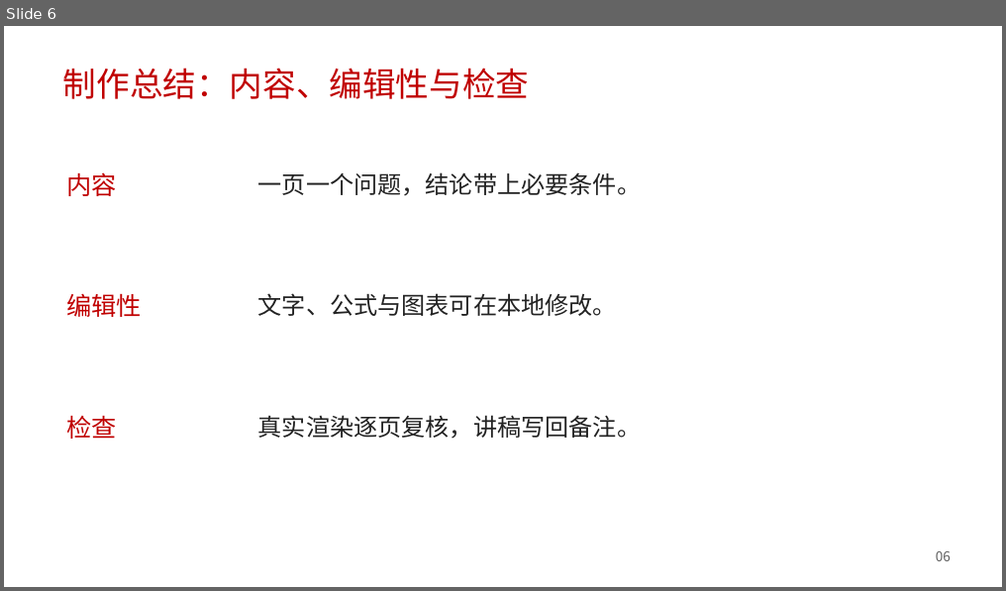
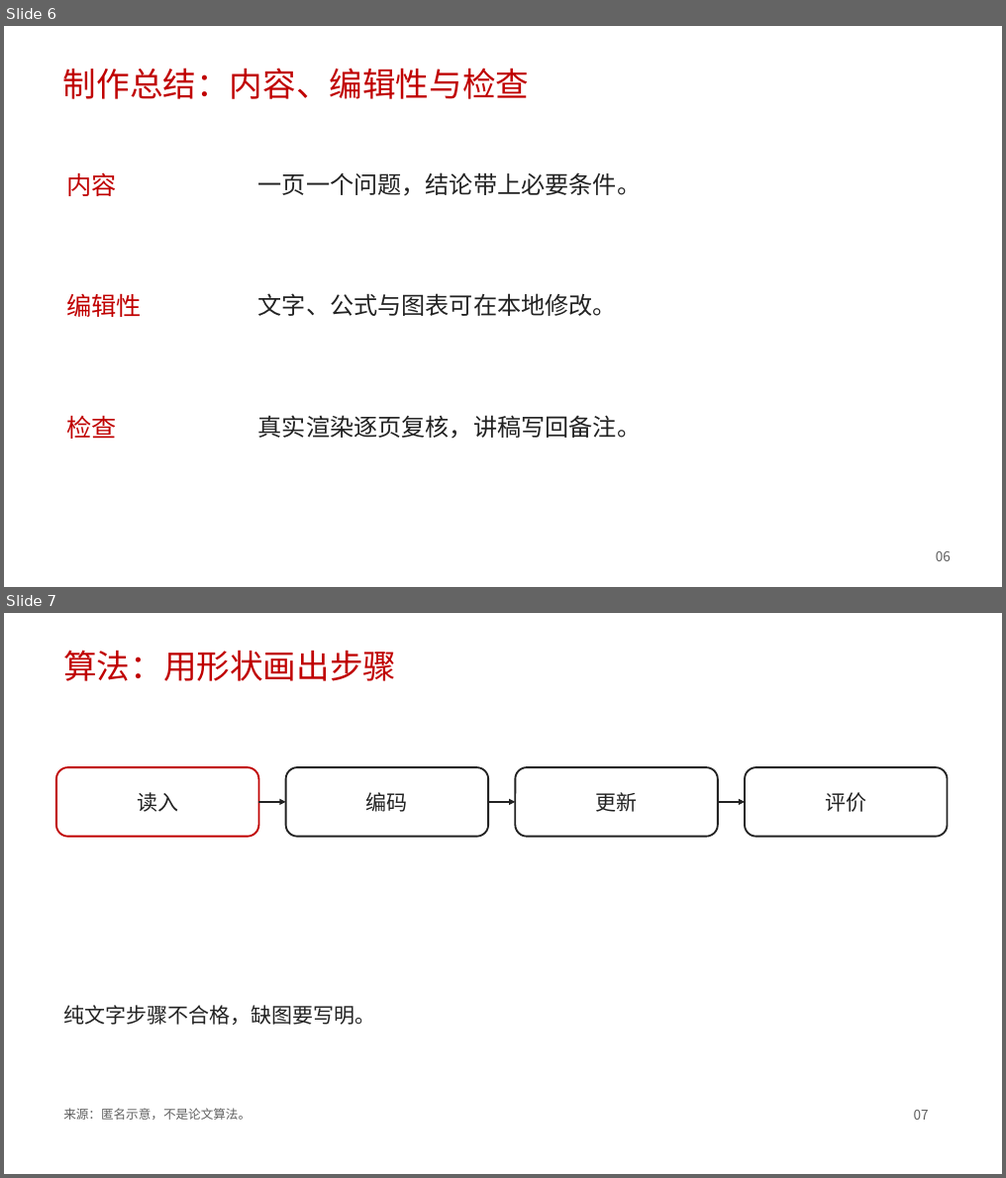
Before and after one commit to 121209/stanford-lecture-ppt-skill, a slide deck: assets/demo.pptx. Shown one above the other, each under a label of ours: slide 6 before the commit, slides 6 and 7 after it. The pictures are 1006x591 and 1006x1178 pixels, drawn with LibreOffice and Linux fonts; fonts in the diff are those of the drawing. Boxes give left, top, right and bottom in pixels: in the first picture for what was removed or moved away, otherwise in the second. Text is boxed around its words. In the diff, an @@ line names an element or a change of style, - is before the commit and + after.

```diff
--- a/assets/demo.pptx
+++ b/assets/demo.pptx
@@ slide 7 added at (4,613,1002,1174), background #FFFFFF @@
@@ text added at (63,650,396,681), 32 pt, text #C00000 @@
+算法：用形状画出步骤
@@ rounded rectangle added at (56,767,259,836), fill #FFFFFF, outline #C00000 1.75 pt, 20 pt, text #222222 @@
+读入
@@ rounded rectangle added at (286,767,489,836), fill #FFFFFF, outline #222222 1.75 pt, 20 pt, text #222222 @@
+编码
@@ rounded rectangle added at (515,767,718,836), fill #FFFFFF, outline #222222 1.75 pt, 20 pt, text #222222 @@
+更新
@@ rounded rectangle added at (745,767,947,836), fill #FFFFFF, outline #222222 1.75 pt, 20 pt, text #222222 @@
+评价
@@ arrow added from (258, 802) to (286, 802), #222222 1.5 pt @@
@@ arrow added from (488, 802) to (515, 802), #222222 1.5 pt @@
@@ arrow added from (718, 802) to (745, 802), #222222 1.5 pt @@
@@ text added at (63,1005,375,1025), 20 pt, text #222222 @@
+纯文字步骤不合格，缺图要写明。
@@ text added at (63,1108,251,1120), 12 pt, text #606060 @@
+来源：匿名示意，不是论文算法。
@@ text added at (914,1110,929,1120), 13 pt, text #606060 @@
+07
```
Also in this commit, not shown: 21 other files.
